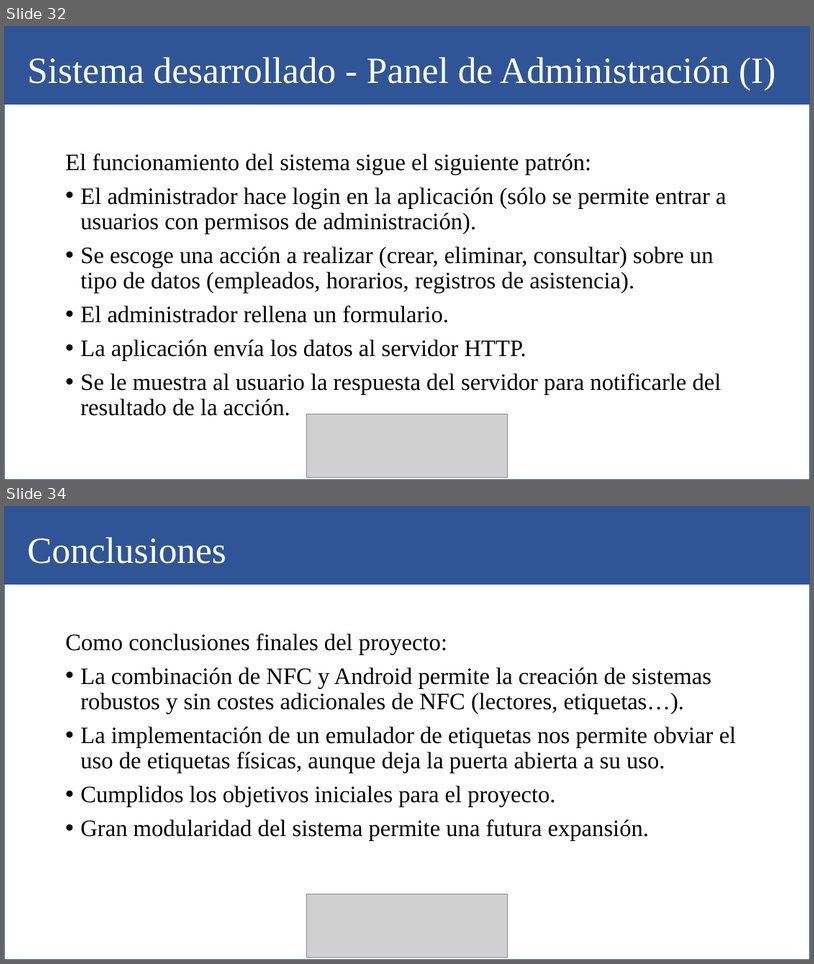
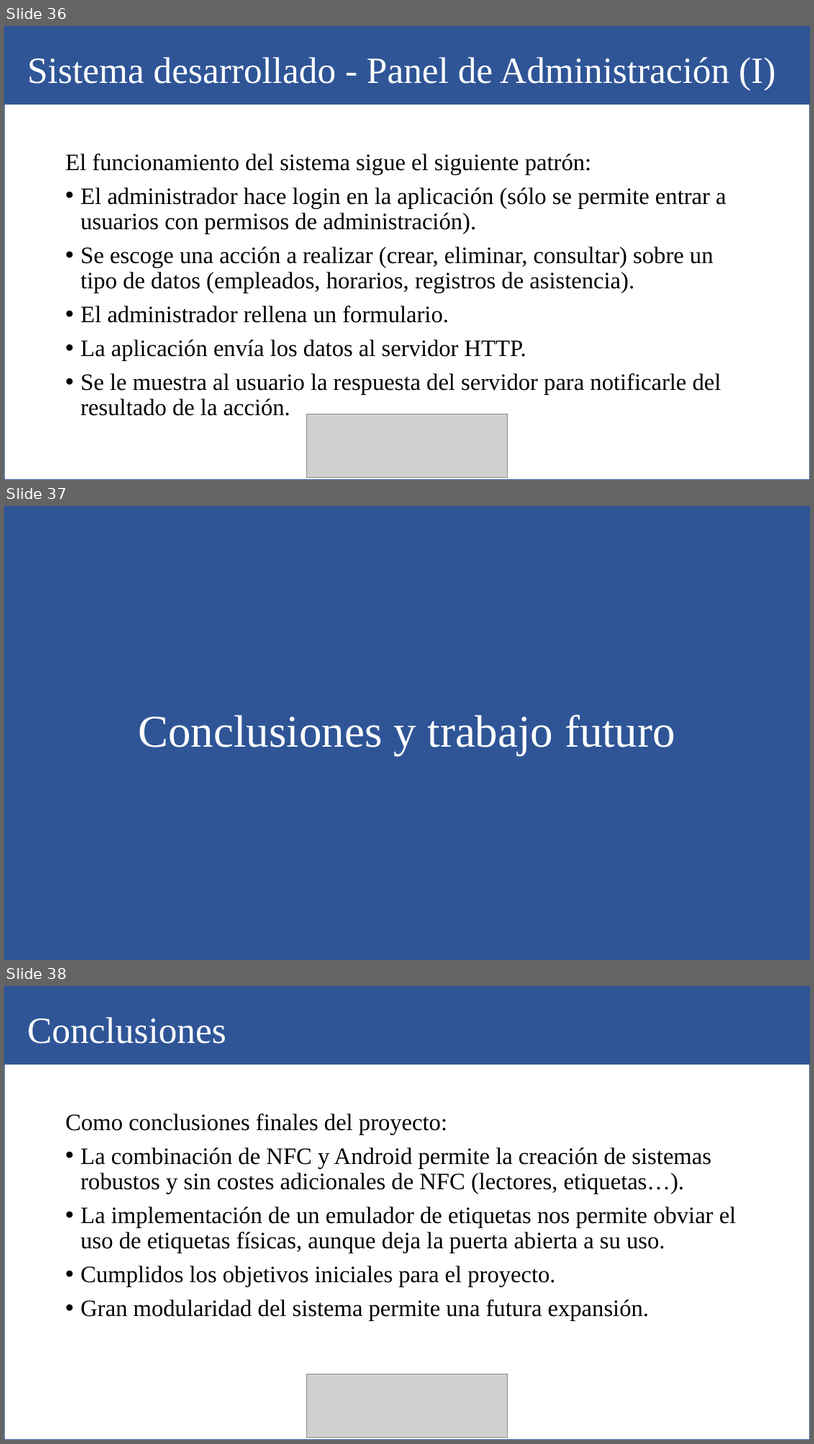
Before and after one commit to EduardoGravan/TFG, a slide deck: Presentación TFG.pptx. Shown one above the other, each under a label of ours: slides 32 and 34 before the commit, slides 36, 37 and 38 after it; the slides between them are not shown. The pictures are 814x964 and 814x1444 pixels, drawn with LibreOffice and Linux fonts; fonts in the diff are those of the drawing; grey boxes stand for pictures. Boxes give left, top, right and bottom in pixels: in the first picture for what was removed or moved away, otherwise in the second. Text is boxed around its words. In the diff, an @@ line names an element or a change of style, - is before the commit and + after.

```diff
--- a/Presentación TFG.pptx
+++ b/Presentación TFG.pptx
@@ slide 37 added at [4,506,810,960], background #2F5597 @@
@@ title added at [138,714,676,755], 54 pt, text #FFFFFF @@
+Conclusiones y trabajo futuro
@@ what was slide 32 is now slide 36 @@
@@ what was slide 34 is now slide 38 @@
```
Also in this commit, not shown: 2 slides changed, 4 other slides added.
